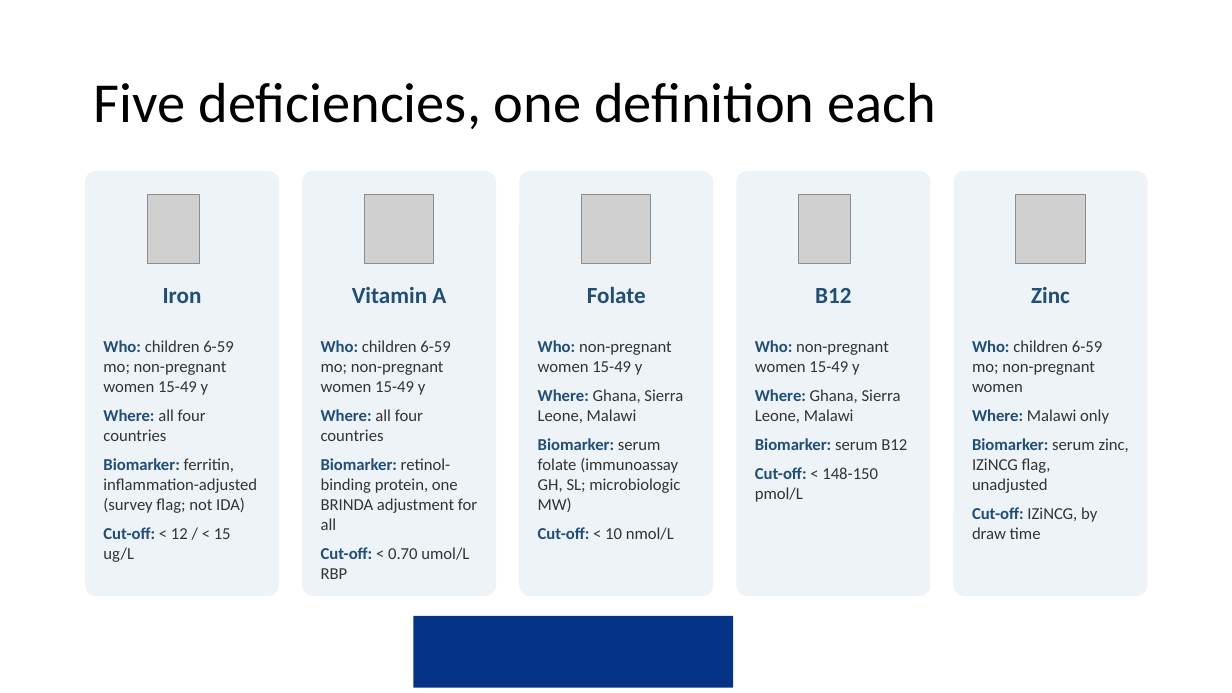
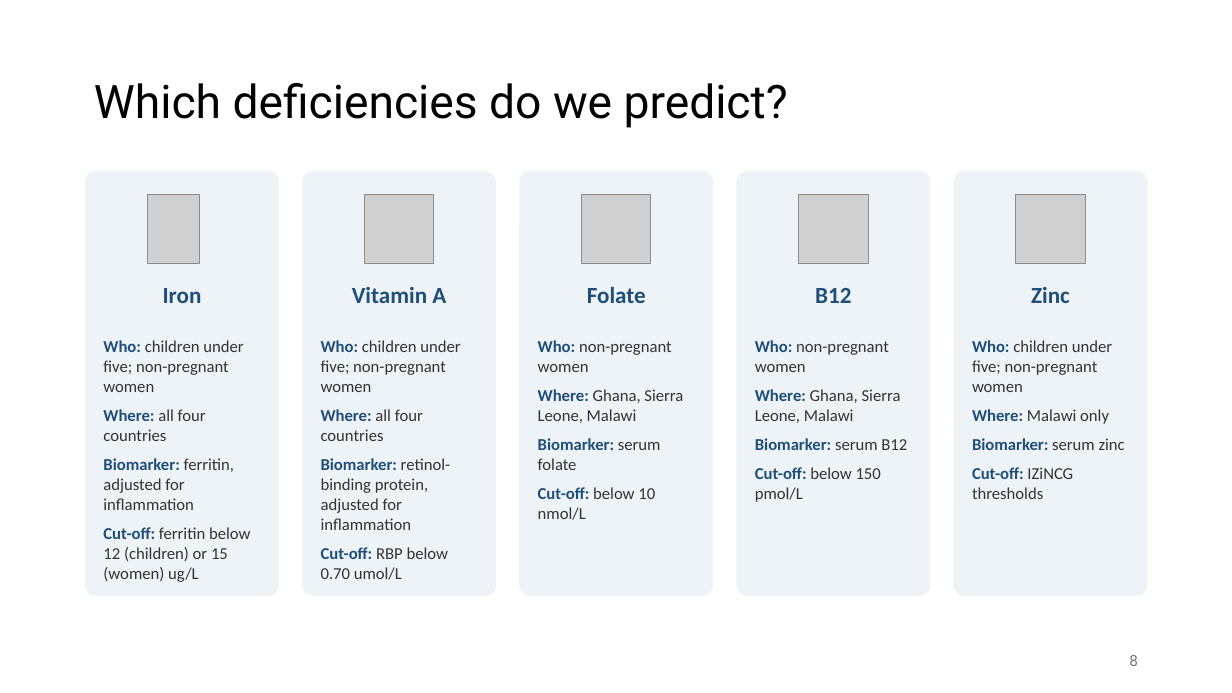
Before and after one commit to amertens/mn-prediction, a slide deck: slide 8 of docs/slides/MN-proxy-full-talk-2026-09.pptx. Drawn at 1232x693 pixels with LibreOffice and Linux fonts; fonts in the diff are those of the drawing; grey boxes stand for pictures; background and template pictures are left out. Boxes give left, top, right and bottom in pixels: in the first picture for what was removed or moved away, otherwise in the second. Text is boxed around its words. In the diff, an @@ line names an element or a change of style, - is before the commit and + after.

```diff
--- a/docs/slides/MN-proxy-full-talk-2026-09.pptx
+++ b/docs/slides/MN-proxy-full-talk-2026-09.pptx
@@ title at [94, 83, 788, 128]: text changed; size 44 to 36 pt; font Calibri to Roboto @@
-Five deficiencies, one definition each
+Which deficiencies do we predict?
@@ picture: place and size @@
-picture at [799, 194, 850, 263]
+picture at [799, 194, 868, 263]
@@ text at [103, 340, 243, 392]: text changed @@
-Who: children 6-59 mo; non-pregnant women 15-49 y
+Who: children under five; non-pregnant women
@@ text at [321, 340, 460, 392]: text changed @@
-Who: children 6-59 mo; non-pregnant women 15-49 y
+Who: children under five; non-pregnant women
@@ text at [538, 340, 672, 372]: text changed @@
-Who: non-pregnant women 15-49 y
+Who: non-pregnant women
@@ text at [755, 340, 889, 372]: text changed @@
-Who: non-pregnant women 15-49 y
+Who: non-pregnant women
@@ text at [972, 340, 1112, 392]: text changed @@
-Who: children 6-59 mo; non-pregnant women
+Who: children under five; non-pregnant women
@@ text at [538, 438, 661, 520]: text changed @@
-Biomarker: serum folate (immunoassay GH, SL; microbiologic MW)
-Cut-off: < 10 nmol/L
+Biomarker: serum folate
+Cut-off: below 10 nmol/L
@@ text at [972, 438, 1125, 499]: text changed @@
-Biomarker: serum zinc, IZiNCG flag, unadjusted
-Cut-off: IZiNCG, by draw time
+Biomarker: serum zinc
+Cut-off: IZiNCG thresholds
@@ text at [103, 458, 250, 582]: text changed @@
-Biomarker: ferritin, inflammation-adjusted (survey flag; not IDA)
-Cut-off: < 12 / < 15 ug/L
+Biomarker: ferritin, adjusted for inflammation
+Cut-off: ferritin below 12 (children) or 15 (women) ug/L
@@ text at [321, 458, 450, 580]: text changed @@
-Biomarker: retinol-binding protein, one BRINDA adjustment for all
-Cut-off: < 0.70 umol/L RBP
+Biomarker: retinol-binding protein, adjusted for inflammation
+Cut-off: RBP below 0.70 umol/L
@@ text at [755, 467, 881, 502]: text changed @@
-Cut-off: < 148-150 pmol/L
+Cut-off: below 150 pmol/L
@@ rectangle removed at [413, 616, 733, 689] @@
@@ page number added at [1129, 655, 1138, 666], 12 pt, text #797979 @@
+8
```
Also in this commit, not shown: 68 other slides changed, 23 slides added, 30 slides removed, 22 other files.
